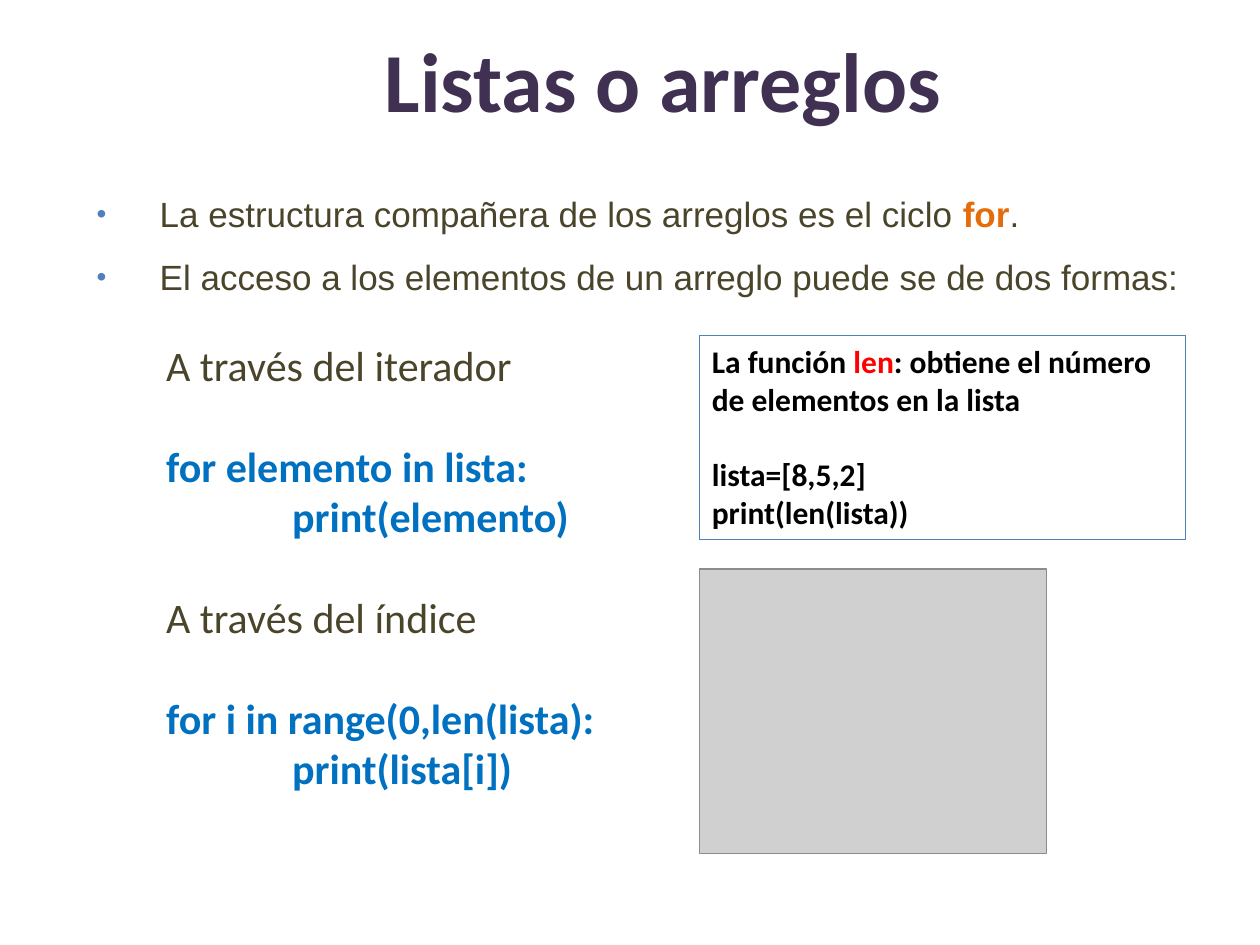
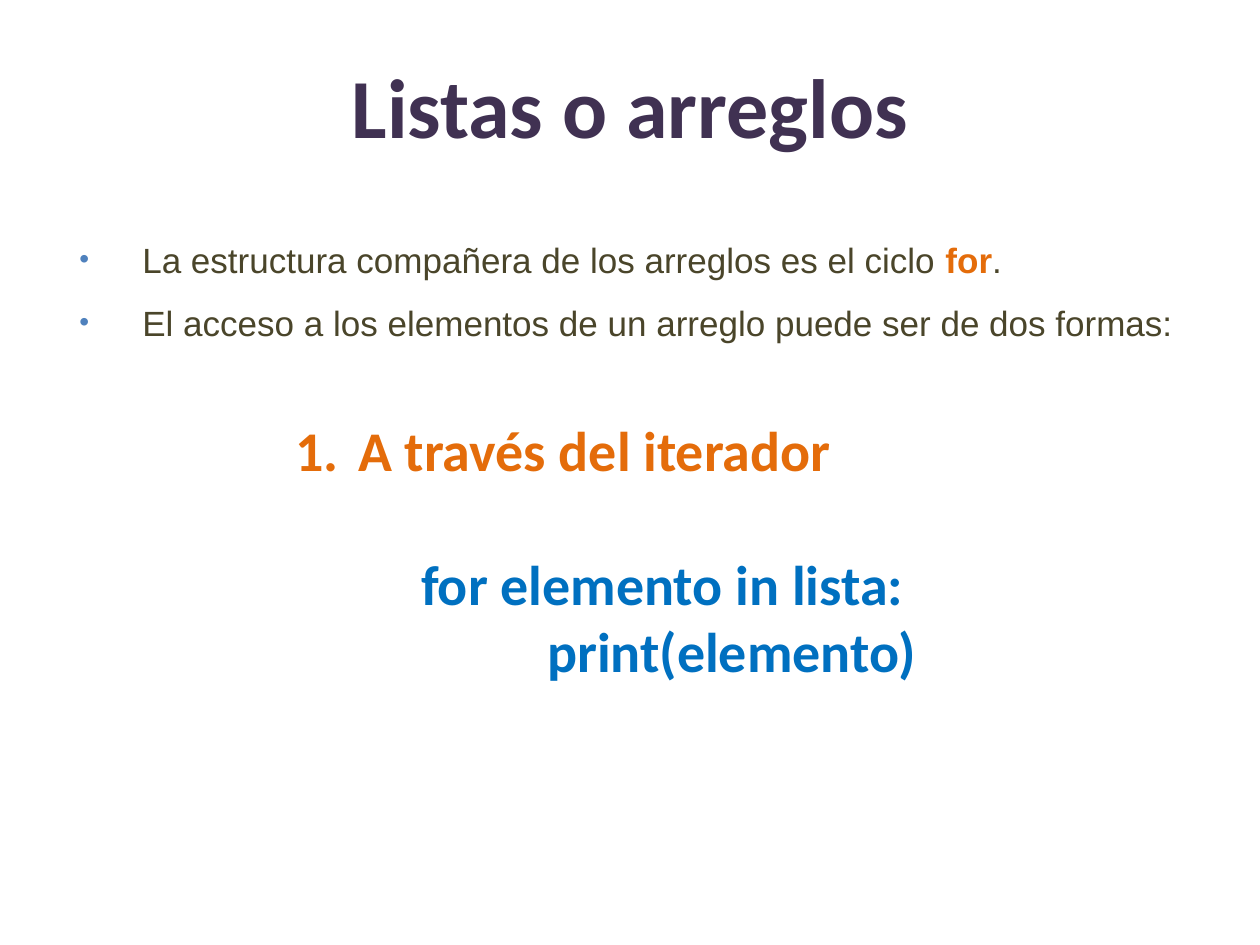
Before and after one commit to lizetheP/PensamientoC, a slide deck: slide 16 of calendario/documentos/7_Listas_Arreglos.pptx (slide 18 before the commit). Drawn at 1260x945 pixels with LibreOffice and Linux fonts; fonts in the diff are those of the drawing; grey boxes stand for pictures. Boxes give left, top, right and bottom in pixels: in the first picture for what was removed or moved away, otherwise in the second. Text is boxed around its words. In the diff, an @@ line names an element or a change of style, - is before the commit and + after.

```diff
--- a/calendario/documentos/7_Listas_Arreglos.pptx
+++ b/calendario/documentos/7_Listas_Arreglos.pptx
@@ title "Listas o arreglos" moved from (x1=385, y1=53, x2=941, y2=127) to (x1=352, y1=79, x2=907, y2=153) @@
@@ text "La estructura compañera de los ..." moved from (x1=160, y1=201, x2=1178, y2=297) to (x1=142, y1=247, x2=1172, y2=342) @@
@@ text at (x1=142, y1=310, x2=1172, y2=342): text changed @@
-• El acceso a los elementos de un arreglo puede se de dos formas:
+• El acceso a los elementos de un arreglo puede ser de dos formas:
@@ rectangle removed at (x1=699, y1=336, x2=1186, y2=541) @@
-La función len: obtiene el número de elementos en la lista
-lista=[8,5,2]
-print(len(lista))
@@ text "A través del iterador" moved from (x1=166, y1=352, x2=594, y2=791) to (x1=358, y1=431, x2=916, y2=681) @@
@@ text "A través del iterador" at (x1=358, y1=431, x2=916, y2=681): size 24 to 32 pt; text colour #4A452A to #E46C0A, bold on in "A través del iterador"; bullet none to 1. @@
@@ picture removed at (x1=699, y1=570, x2=1047, y2=854) @@
@@ text at (x1=166, y1=604, x2=594, y2=791): paragraphs removed @@
-A través del índice
-for i in range(0,len(lista):
-print(lista[i])
```
Also in this commit, not shown: 13 other slides changed, 1 slide added, 3 other files.
